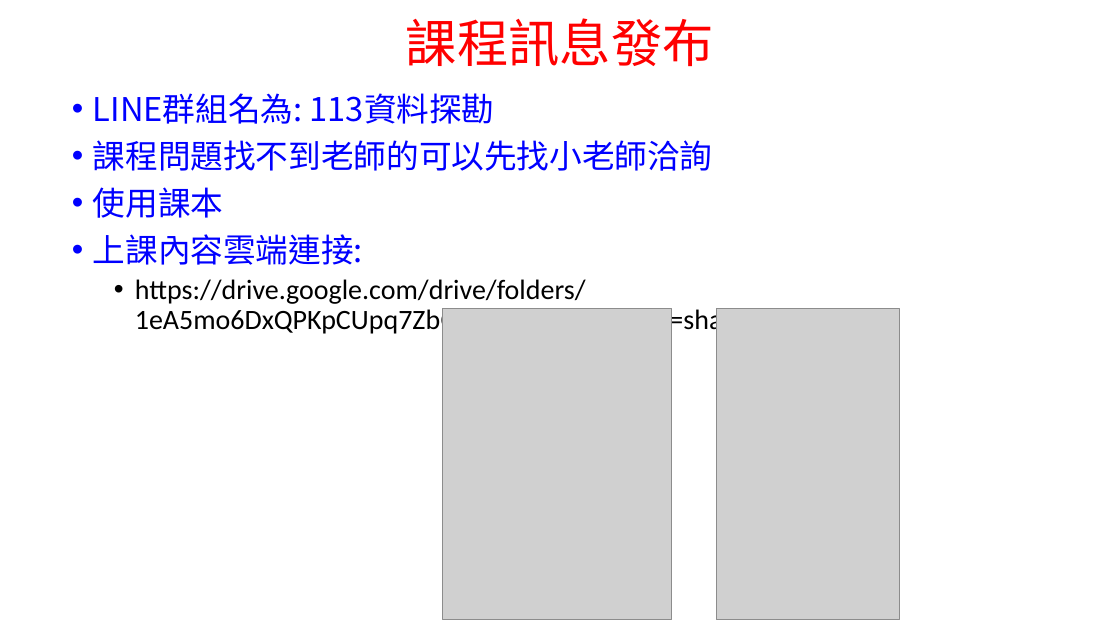
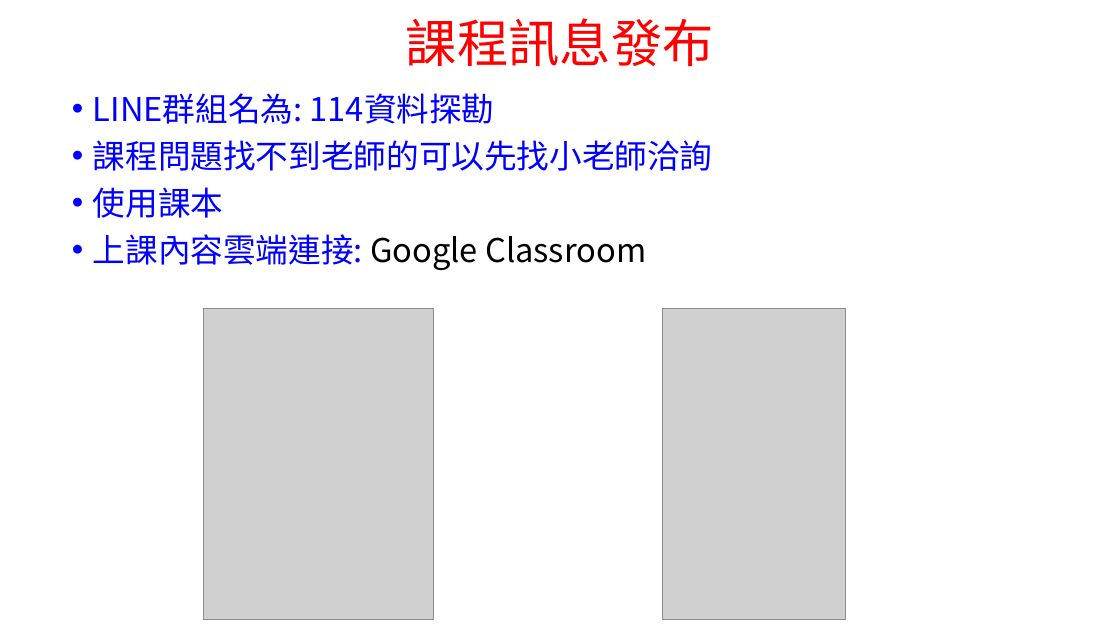
Before and after one commit to chih-chengwu/Data-Mining-MarkDown, a slide deck: slide 7 of 第一週_1.課堂規定及評量標準.pptx (slide 9 before the commit). Drawn at 1120x630 pixels with LibreOffice and Linux fonts; fonts in the diff are those of the drawing; grey boxes stand for pictures. Boxes give left, top, right and bottom in pixels: in the first picture for what was removed or moved away, otherwise in the second. Text is boxed around its words. In the diff, an @@ line names an element or a change of style, - is before the commit and + after.

```diff
--- a/第一週_1.課堂規定及評量標準.pptx
+++ b/第一週_1.課堂規定及評量標準.pptx
@@ text at [93, 93, 495, 124]: text changed @@
-• LINE群組名為: 113資料探勘
+• LINE群組名為: 114資料探勘
@@ text at [93, 234, 646, 270]: text changed; size 24 to 28 pt; font Calibri to Noto Sans CJK SC @@
-• 上課內容雲端連接:
-  • https://drive.google.com/drive/folders/1eA5mo6DxQPKpCUpq7ZbQLL9Yl6qkJ1wu?usp=sharing
+• 上課內容雲端連接: Google Classroom
@@ picture: place and size @@
-picture at [443, 308, 672, 619]
+picture at [203, 308, 433, 619]
@@ picture: place and size @@
-picture at [717, 308, 900, 620]
+picture at [663, 308, 846, 620]
```
Also in this commit, not shown: 6 other slides changed, 1 other file.
